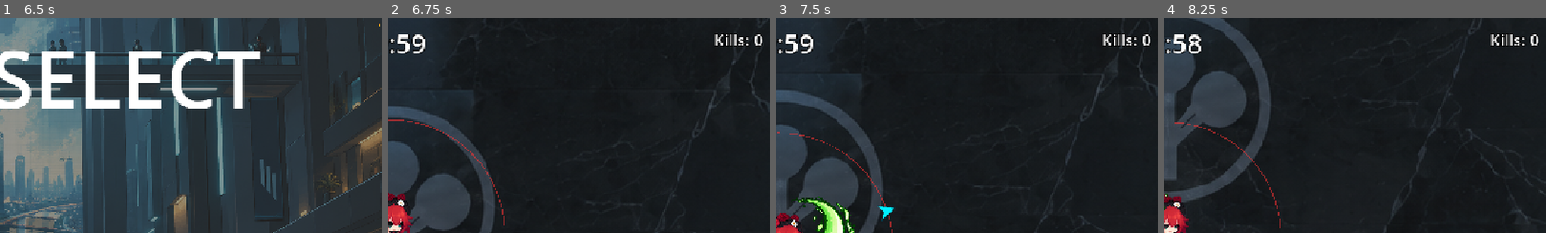
Above: before the commit, frames 1-4 (left to right).
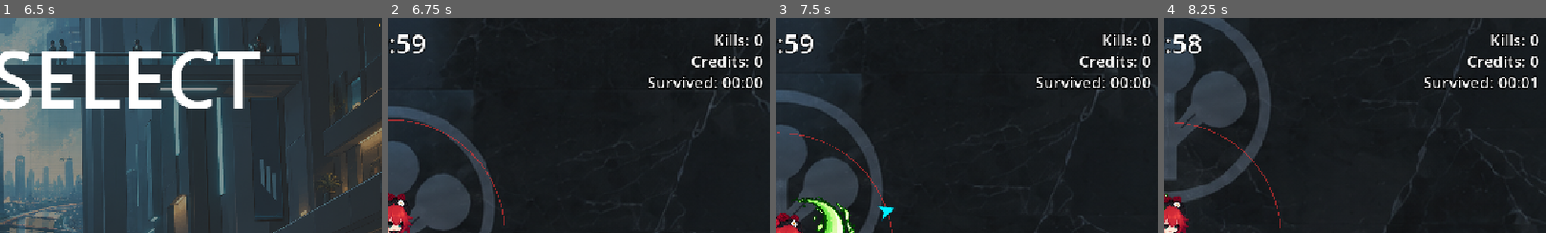
Above: after the commit, the same moments.

Repository: Shaheer-Abbasi/Projekt-Novi
Game: Godot game, scene res://disclaimer.tscn
Two runs of this game, one before a commit and one after it. Both use one fixed random seed, a clock stepped at 60 frames per second and the inputs below. Video files are missing from this copy of the repository; at most half a second of black plays in their place. Sound files missing from this copy of the repository are replaced by a short silence.
Inputs (mouse positions are % of the whole screen's width and height, from its top left):
- Up to frame 1 (6.5 s): tap Enter at 0.5, 2 s; move the mouse to (72, 45) at 0.52 s; hold D (right) 0.53-1.25 s; tap R at 0.6, 2.3, 3.8 s; click (72, 45) at 0.67 s; tap Space at 1.25, 2.75 s; drag from (30, 55) to (45, 70) at 1.27 s; move the mouse to (60, 28) at 2.02 s; hold D (right) 2.03-2.75 s; tap 1 at 2.1 s; drag from (45, 70) to (20, 35) at 2.77 s; move the mouse to (80, 65) at 3.52 s; hold A (left) 3.53-4.25 s; tap Shift at 3.6 s; drag from (20, 35) to (35, 25) at 4.27 s; click (51, 62) at 5 s; click (50, 65) at 5.75 s
- Up to frame 2 (6.75 s): click "1" at 6.5 s
- Up to frame 3 (7.5 s): tap Enter at 7.25 s; move the mouse to (55, 50) at 7.27 s; hold S (down) from 7.28 s (still down); tap R at 7.35 s; click (55, 50) at 7.42 s
- Up to frame 4 (8.25 s): release S (down) at 8 s; drag from (35, 25) to (30, 55) at 8.02 s
The pictures show only the part of the screen within x 50-100%, y 0-50%; the shares and areas given below are measured in that part.

Frame 1 is identical in both runs. In frame 2, 1.3% of the frame differs, in the area x 68-98%, y 17-34%; in frame 3, 1.5%; in frame 4, 1.5%.

Commit message:
Add round currency, kill counter, and survival time HUD
Enemies give 10 credits, bosses give 100. Each enemy only pays once. Kills, credits, and survival time show on the HUD and reset when a new round starts.

Diff:
--- a/projekt-novi/project.godot
+++ b/projekt-novi/project.godot
@@ -27,6 +27,7 @@
 
 XpManager="*uid://d3yg6po0t74ls"
 LevelManager="*uid://bung5uvj76hn"
+RoundStats="*res://scripts/round_stats.gd"
 
 [display]
 
--- a/projekt-novi/scenes/TempScenes/playtest_hud.tscn
+++ b/projekt-novi/scenes/TempScenes/playtest_hud.tscn
@@ -169,6 +169,36 @@
 text = "Kills: 0"
 horizontal_alignment = 2
 
+[node name="CurrencyLabel" type="Label" parent="Root" unique_id=1427734501]
+unique_name_in_owner = true
+layout_mode = 0
+anchor_left = 1.0
+anchor_right = 1.0
+offset_left = -240.0
+offset_top = 48.0
+offset_right = -16.0
+offset_bottom = 80.0
+theme_override_colors/font_outline_color = Color(0, 0, 0, 1)
+theme_override_constants/outline_size = 6
+theme_override_font_sizes/font_size = 24
+text = "Credits: 0"
+horizontal_alignment = 2
+
+[node name="SurvivalLabel" type="Label" parent="Root" unique_id=1583302917]
+unique_name_in_owner = true
+layout_mode = 0
+anchor_left = 1.0
+anchor_right = 1.0
+offset_left = -240.0
+offset_top = 80.0
+offset_right = -16.0
+offset_bottom = 112.0
+theme_override_colors/font_outline_color = Color(0, 0, 0, 1)
+theme_override_constants/outline_size = 6
+theme_override_font_sizes/font_size = 24
+text = "Survived: 00:00"
+horizontal_alignment = 2
+
 [node name="AbilityBar" type="HBoxContainer" parent="Root" unique_id=532202257]
 unique_name_in_owner = true
 layout_mode = 1
--- a/projekt-novi/scripts/Temp_Scripts/playtest.gd
+++ b/projekt-novi/scripts/Temp_Scripts/playtest.gd
@@ -27,7 +27,6 @@
 @export var spawn_distance: float = 700.0
 
 var time_left: float = 600.0
-var kills: int = 0
 var state: RoundState = RoundState.PLAYING
 var arena_rect: Rect2
 
@@ -50,6 +49,7 @@
 	_tank = _try_load(TANK_PATH) as EnemyStats
 	_shooter = shooter_stats if shooter_stats != null else _default_shooter()
 	time_left = round_duration
+	RoundStats.reset()  # new round: currency, kills, survival time back to 0
 	player.set_arena(arena_rect)
 	player.global_position = arena_rect.get_center()
 	player.died.connect(_on_player_died)
@@ -79,10 +79,15 @@
 
 
 func _process(delta: float) -> void:
+	if state == RoundState.BOSS:
+		# Countdown is stuck at 0 during the boss, but the player is still surviving.
+		RoundStats.set_survival_time(RoundStats.survival_time + delta)
+		return
 	if state != RoundState.PLAYING:
 		return
 	time_left = maxf(time_left - delta, 0.0)
 	hud.set_timer(time_left)
+	RoundStats.set_survival_time(round_duration - time_left)  # elapsed = from the round timer
 	_update_spawning(delta)
 	if time_left <= 0.0:
 		_start_boss_phase()
@@ -140,14 +145,8 @@
 	var angle := randf() * TAU
 	var pos := player.global_position + Vector2.RIGHT.rotated(angle) * spawn_distance
 	enemy.global_position = pos.clamp(arena_rect.position + Vector2(50, 50), arena_rect.end - Vector2(50, 50))
-	enemy.died.connect(_on_enemy_died)
 	add_child(enemy)
 	enemy.scale_stats(1.0 + p * 2.0, 1.0 + p * 0.5)
-
-
-func _on_enemy_died(_e: EnemyNPC) -> void:
-	kills += 1
-	hud.set_kills(kills)
 
 
 # --- Boss -----------------------------------------------------------------
--- a/projekt-novi/scripts/Temp_Scripts/playtest_hud.gd
+++ b/projekt-novi/scripts/Temp_Scripts/playtest_hud.gd
@@ -10,6 +10,8 @@
 
 @onready var timer_label := get_node_or_null("%TimerLabel") as Label
 @onready var kills_label := get_node_or_null("%KillsLabel") as Label
+@onready var currency_label := get_node_or_null("%CurrencyLabel") as Label
+@onready var survival_label := get_node_or_null("%SurvivalLabel") as Label
 @onready var name_label := get_node_or_null("%NameLabel") as Label
 @onready var hp_bar := get_node_or_null("%HPBar") as ProgressBar
 @onready var hp_label := get_node_or_null("%HPLabel") as Label
@@ -36,6 +38,12 @@
 	XpManager.leveled_up.connect(_on_leveled_up)
 	_on_xp_changed(XpManager.current_xp, XpManager.xp_to_next)
 	_on_leveled_up(XpManager.level)
+	RoundStats.currency_changed.connect(set_currency)
+	RoundStats.kills_changed.connect(set_kills)
+	RoundStats.survival_time_changed.connect(set_survival_time)
+	set_currency(RoundStats.currency)
+	set_kills(RoundStats.kills)
+	set_survival_time(RoundStats.survival_time)
 	if is_instance_valid(boss_panel):
 		boss_panel.visible = false
 	if is_instance_valid(end_panel):
@@ -140,6 +148,14 @@
 	_set_text(kills_label, "Kills: %d" % n)
 
 
+func set_currency(amount: int) -> void:
+	_set_text(currency_label, "Credits: %d" % amount)
+
+
+func set_survival_time(seconds: float) -> void:
+	_set_text(survival_label, "Survived: %02d:%02d" % [floori(seconds / 60.0), int(seconds) % 60])
+
+
 func show_boss(boss: BossNPC) -> void:
 	var bs := boss.stats as BossStats
 	_set_text(boss_name, bs.boss_display_name if bs != null else "Boss")
--- /dev/null
+++ b/projekt-novi/scripts/round_stats.gd
@@ -0,0 +1,78 @@
+extends Node
+## Round stats: in-round currency, kill count, and survival time.
+## Autoloaded as "RoundStats" so any script can read it.
+##
+## It hooks enemies up automatically the same way XpManager does
+## (listens for nodes being added), so whoever spawns an enemy doesn't
+## have to remember to connect anything.
+##
+## Each enemy can only pay out ONCE: we remember the instance id of every
+## enemy we've rewarded, so a double "died"/"defeated" emit is ignored.
+
+signal currency_changed(amount: int)
+signal kills_changed(count: int)
+signal survival_time_changed(seconds: float)
+
+## Currency for a normal enemy. Placeholder value; tune as needed.
+const ENEMY_REWARD: int = 10
+## Currency for a boss (anything in the "boss" group).
+const BOSS_REWARD: int = 100
+
+var currency: int = 0
+var kills: int = 0
+var survival_time: float = 0.0
+
+var _rewarded: Dictionary = {}  # enemy instance id -> true
+
+
+func _ready() -> void:
+	get_tree().node_added.connect(_on_node_added)
+
+
+func _on_node_added(node: Node) -> void:
+	# Temp enemies + boss (BossNPC extends EnemyNPC): died(enemy)
+	if node is EnemyNPC:
+		if not node.died.is_connected(register_kill):
+			node.died.connect(register_kill)
+	# Andrew's Robot: defeated() has no argument, so pass the node along ourselves
+	elif node.has_signal("defeated"):
+		var cb := register_kill.bind(node)
+		if not node.is_connected("defeated", cb):
+			node.connect("defeated", cb)
+
+
+## Call when an enemy dies. Safe to call more than once for the same enemy.
+func register_kill(enemy: Node) -> void:
+	if enemy == null:
+		return
+	var id := enemy.get_instance_id()
+	if _rewarded.has(id):
+		return
+	_rewarded[id] = true
+
+	kills += 1
+	add_currency(BOSS_REWARD if enemy.is_in_group("boss") else ENEMY_REWARD)
+	kills_changed.emit(kills)
+
+
+func add_currency(amount: int) -> void:
+	if amount <= 0:
+		return
+	currency += amount
+	currency_changed.emit(currency)
+
+
+func set_survival_time(seconds: float) -> void:
+	survival_time = maxf(seconds, 0.0)
+	survival_time_changed.emit(survival_time)
+
+
+## Call when a new round starts.
+func reset() -> void:
+	currency = 0
+	kills = 0
+	survival_time = 0.0
+	_rewarded.clear()
+	currency_changed.emit(currency)
+	kills_changed.emit(kills)
+	survival_time_changed.emit(survival_time)
Not shown, added: projekt-novi/scripts/round_stats.gd.uid
